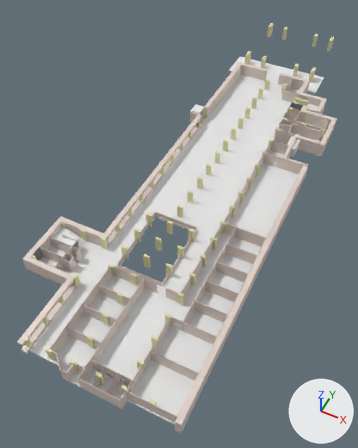
A saved change to the Blender file floor/archif2.blend.
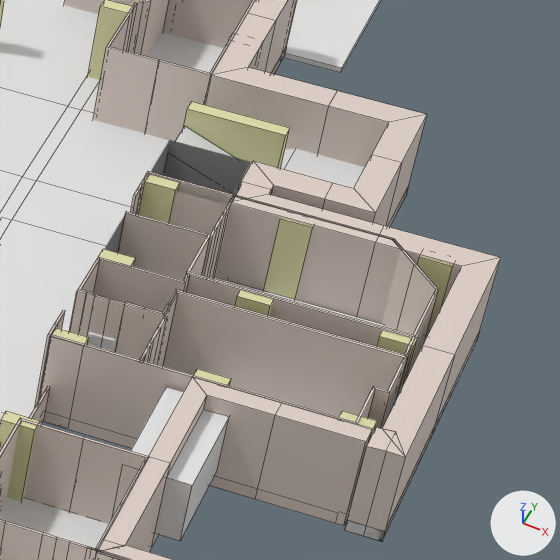
The first picture shows the older version from a 50 mm camera at (42.0, -147.0, 134.0) aimed at (-18.0, -27.0, -16.0). The close-ups show the older and then the newer version on the part from 75% to 96% of the width and 19% to 36% of the height of that picture. Only the edits that show in the close-ups are written down. Every picture has the same lights, and +X, +Y and +Z are marked at lower right. The close-ups show mesh edges as thin lines.

Names of what the first close-up shows: 'Column', 'Cube.001', 'External.001', 'FemaleToilet', 'LadderGripWide', 'MaidRm', 'Mesh_0.002', 'Plane', 'Plane.004', 'Room.015', 'Room.016', 'Room.022' and 6 more.
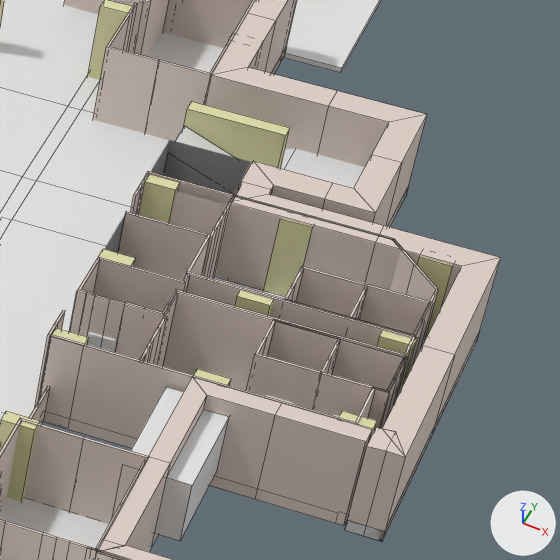
What changed in the scene script:
```text
Add mat_wall_material_005:
    mat_wall_material_005 = bpy.data.materials.new('Wall_material.005')
    # nodes: BsdfAnisotropic, BsdfDiffuse, MixShader, NewGeometry, OutputMaterial
    # colours: pale pink #e3d3ca, grey #959595
Add me_room_019:
    me_room_019.from_pydata([(0.0, 0.0, 6.0), (0.0, -1.79, 6.0), (0.0, -1.79, 0.0), (0.0, -3.58, 0.0), (0.0, -3.58, 6.0), (3.86, -3.58, 6.0), (3.86, -3.58, 0.0), (7.72, -3.58, 0.0), (7.72, -3.58, 6.0), (7.72, -1.79, 6.0), (7.72, -1.79, 0.0), (7.72, 0.0, 0.0), (7.72, 0.0, 6.0), (3.86, 0.0, 6.0), (3.86, 0.0, 0.0), (0.0, 0.0, 0.0), (3.78, -0.12, 5.99), (3.78, -0.12, -0.01), (3.78, -1.78, 5.99), (3.78, -1.78, -0.01), (3.78, -3.43, -0.01), (3.78, -3.43, 5.99)], [], [(0, 15, 2, 1), (1, 2, 3, 4), (3, 6, 5, 4), (5, 6, 7, 8), (7, 10, 9, 8), (9, 10, 11, 12), (11, 14, 13, 12), (13, 14, 15, 0), (16, 17, 19, 18), (18, 19, 20, 21)])
    me_room_019.materials.append(mat_wall_material_005)
Add ob_room_025:
    ob_room_025 = bpy.data.objects.new('Room.025', me_room_019)
    ob_room_025.location = (14.07, 33.88, 0.0)
    _m = ob_room_025.modifiers.new('Solidify', 'SOLIDIFY')
    _m.thickness = 0.15
    _m.use_even_offset = True
    _m.use_quality_normals = True
Add ob_room_024:
    ob_room_024 = bpy.data.objects.new('Room.024', me_room_019.copy())
    ob_room_024.location = (14.07, 28.29, 0.0)
    _m = ob_room_024.modifiers.new('Solidify', 'SOLIDIFY')
    _m.thickness = 0.15
    _m.use_even_offset = True
    _m.use_quality_normals = True
```

Location of each change, (x1, y1, x2, y2) in pixels of the close-ups (560 x 560 px):
'Room.024', added: after (246, 319, 405, 416)
'Room.025', added: after (285, 266, 433, 377)
